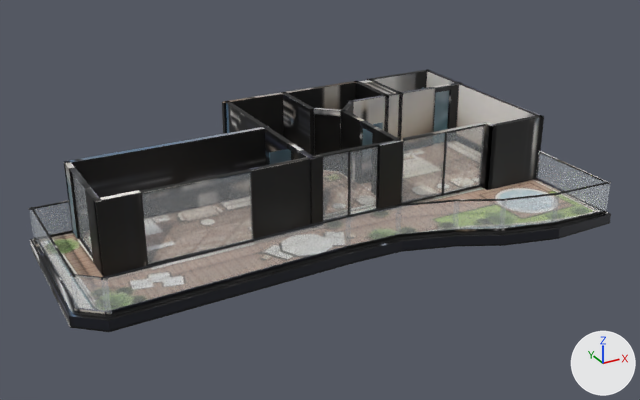
The glTF model akasya-3d/kent-54/model.glb as it was, and as the next commit left it.
Both versions are drawn from a 50 mm lens placed at (-12.2, -23.16, 11.71), pointed at (0.27, -0.49, 0.38). Arrows for +X, +Y and +Z are at lower right; the lights stay in place. The first picture is the older version. Where no turn or scale is listed for an object, it has been applied to the vertices. Vertices at exactly the same position are counted once.

The older version as bpy lines, for what is in view:
```python
mat_baked = bpy.data.materials.new('baked')
mat_baked.use_nodes = True; mat_baked.node_tree.nodes.clear()
_N = mat_baked.node_tree.nodes; _L = mat_baked.node_tree.links
n0 = _N.new('ShaderNodeBsdfPrincipled'); n0.name = 'Principled BSDF'
n1 = _N.new('ShaderNodeOutputMaterial'); n1.name = 'Material Output'
n2 = _N.new('ShaderNodeTexImage'); n2.name = 'Image Texture'
n2.image = img_model_glb
n3 = _N.new('ShaderNodeMapping'); n3.name = 'Mapping'
n3.inputs[1].default_value = (0.000948, -14.97, 0.0)  # 'Location'
n3.inputs[3].default_value = (14.32, 15.97, 1.0)  # 'Scale'
n4 = _N.new('ShaderNodeUVMap'); n4.name = 'UV Map'
n4.uv_map = 'UVMap'
_L.new(n0.outputs[0], n1.inputs[0])  # 'BSDF' to 'Surface'
_L.new(n2.outputs[0], n0.inputs[0])  # 'Color' to 'Base Color'
_L.new(n3.outputs[0], n2.inputs[0])  # 'Vector' to 'Vector'
_L.new(n4.outputs[0], n3.inputs[0])  # 'UV' to 'Vector'
me_mesh_0 = bpy.data.meshes.new('Mesh_0')
me_mesh_0.from_pydata(...)  # 1740 vertices, 3048 faces; spans x 0.0..16.7, y -10.3..0.0, z 0.0..2.6
me_mesh_0.materials.append(mat_baked)
me_mesh_13 = bpy.data.meshes.new('Mesh_13')
me_mesh_13.from_pydata(...)  # a box spanning x 8.25..10.27, y -6.45..-6.43, z 0.36..2.61
me_mesh_13.materials.append(mat_glass_rt)  # white #edf3f9
me_mesh_2 = bpy.data.meshes.new('Mesh_2')
me_mesh_2.from_pydata(...)  # a box spanning x 16.54..16.55, y -10.14..-6.67, z 0.36..1.36
me_mesh_2.materials.append(mat_glass_rt)  # white #edf3f9
ob_mesh_0 = bpy.data.objects.new('Mesh_0', me_mesh_0)
ob_mesh_0.location = (-8.41, 5.11, -0.36)
ob_mesh_13 = bpy.data.objects.new('Mesh_13', me_mesh_13)
ob_mesh_13.location = (-8.41, 5.11, -0.36)
ob_mesh_2 = bpy.data.objects.new('Mesh_2', me_mesh_2)
ob_mesh_2.location = (-8.41, 5.11, -0.36)
# also in view: 'Mesh_11' at (-6.97, 0.37, 1.13); 'Mesh_9' at (-3.88, -3.31, 0.5); 'Mesh_14' at (4.47, -1.33, 1.13); 'Mesh_6' at (3.78, -4.1, 0.5); 'Mesh_7' at (2.29, -3.51, 0.5)
```
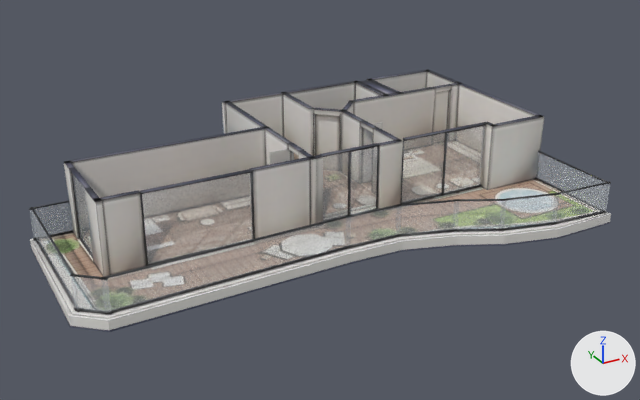
Edits to the bpy script that builds the scene:
```text
Change mat_baked:
    where n3 = _N.new('ShaderNodeMapping'); n3.name = 'Mapping'
    n3.inputs[1].default_value: (0.000948, -14.97, 0.0) -> (0.000776, -14.98, 0.0)  # 'Location'
    n3.inputs[3].default_value: (14.32, 15.97, 1.0) -> (13.93, 15.98, 1.0)  # 'Scale'
Change me_mesh_0:
    used by ob_mesh_0; location = (-8.41, 5.11, -0.36)
    remove me_mesh_0.from_pydata(...)  # 1740 vertices, 3048 faces; spans x 0.0..16.7, y -10.3..0.0, z 0.0..2.6
    add me_mesh_0.from_pydata(...)  # 2103 vertices, 3810 faces; spans x 0.0..16.7, y -10.3..0.0, z 0.0..2.6
    me_mesh_0 part 1: 9 vertices moved within x 1.3..11.2, y -6.7..-3.0, z 0.0..0.4; 363 vertices added at x 1.3..16.7, y -6.9..-0.1, z 0.0..2.6
    me_mesh_0 part 2: 1719 kept faces spanning x 0.0..16.7, y -10.3..-0.1, z 0.0..2.6 get new texture (UV) coordinates
```

Boxes [x1, y1, x2, y2] around the edits, measured in the pictures (640 x 400 px):
'Mesh_0', surface changed (black to grey)
    both: [30, 69, 611, 332]
part 1 of me_mesh_0, reshaped
    before: [33, 230, 74, 313]
    after: [34, 79, 493, 316]
part 2 of me_mesh_0, surface changed (black to grey)
    both: [30, 69, 611, 332]
